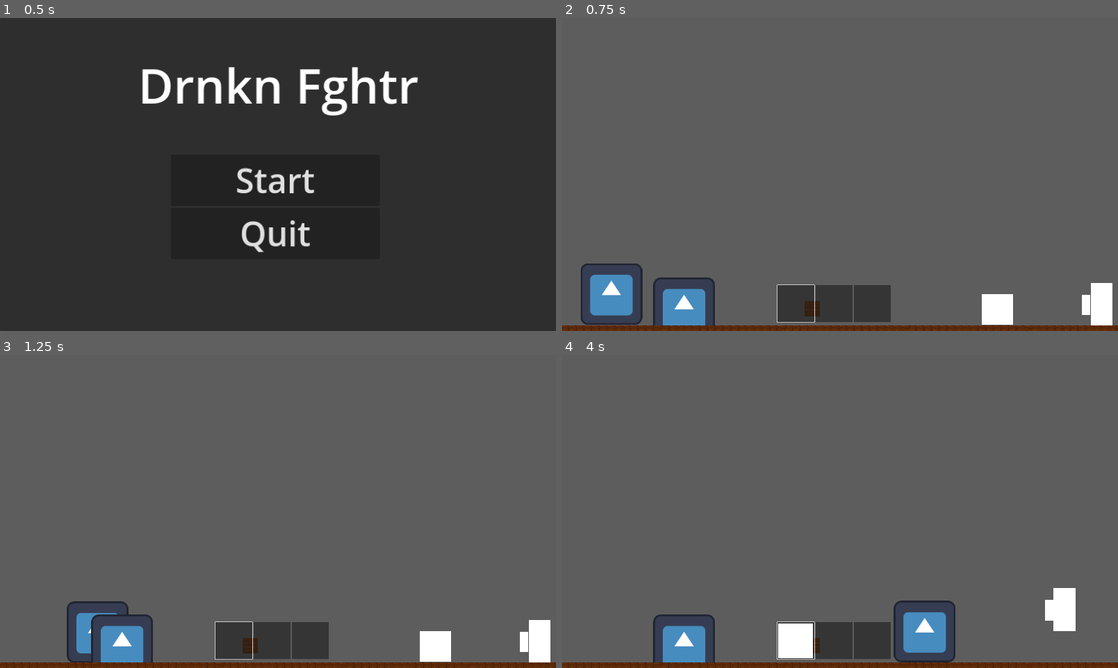
Above: before the commit, frames 1-4 (two rows, left to right).
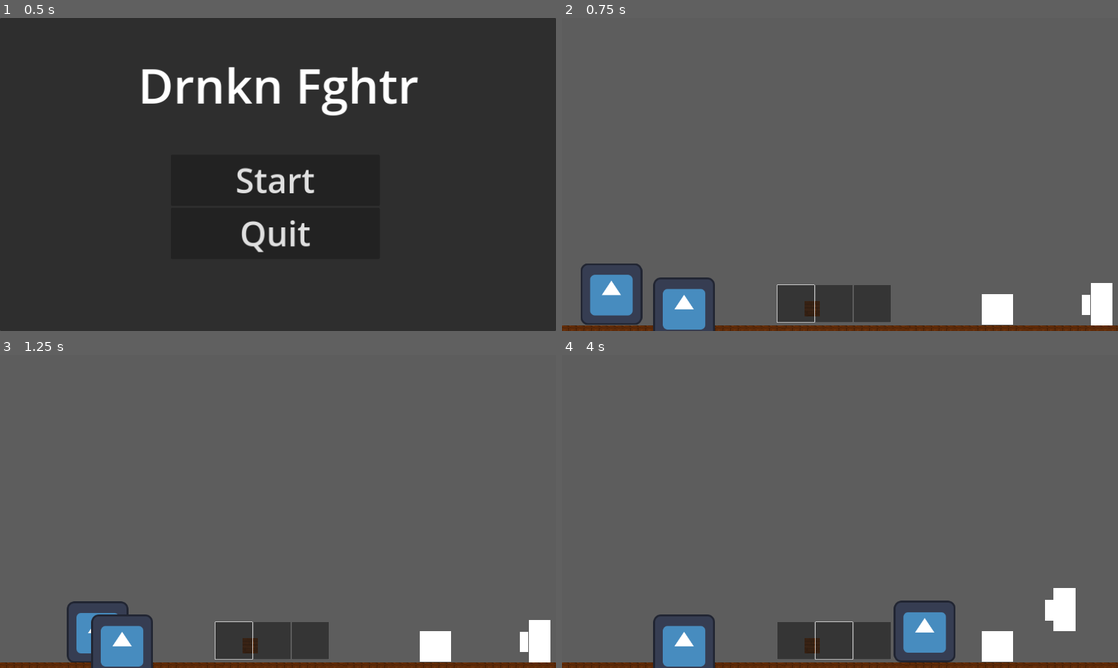
Above: after the commit, the same moments.

Repository: qzjo/Drnkn-Fghtr
Game: Godot game, scene res://start_screen.tscn
Same seed, same stepped clock (60 frames per second), same inputs: the game is played once before the commit and once after it. The engine's default icon, where the game draws it, is replaced by a stand-in: a white triangle on a blue panel in a dark square.
Inputs (mouse positions are in pixels of both pictures, inside the frame that each line leads up to):
- Up to frame 1 (0.5 s): no input
- Up to frame 2 (0.75 s): click "Start" at 0.5 s
- Up to frame 3 (1.25 s): no input
- Up to frame 4 (4 s): move the mouse to (962, 495) at 1.27 s; hold Right mouse button (use) 1.28-2.03 s; hold D (move_right) 1.28-2.78 s; tap W (jump) at 1.52, 2.27, 3.77 s; tap Q (pickup, bound only after the commit) at 1.55, 2.1, 3.05 s; move the mouse to (728, 527) at 2.02 s; right-click (728, 527) at 2.3 s; move the mouse to (895, 442) at 2.77 s; hold A (move_left) 2.78-3.53 s; hold E (punch) 2.78-3.53 s; move the mouse to (812, 574) at 3.52 s; hold D (move_right) from 3.53 s (still down); tap Right (scroll_down, bound only after the commit) at 3.6 s; right-click (812, 574) at 3.8 s

Frame 1 is identical in both runs. In frame 2, 0.2% of the frame differs, in the area x 16-28%, y 98-100%; in frame 3, 0.2%; in frame 4, 1.6%, in the area x 16-82%, y 85-100%.

Commit message:
Added arrow keys and Pickup using key

Diff:
--- a/drnkn-fghtr/abstract_item.gd
+++ b/drnkn-fghtr/abstract_item.gd
@@ -5,18 +5,32 @@
 @export var stats : Item
 @export var skill : Skill
 
-
 @onready var character: Player = $"../Character"
 
-
+var inarea: Player = null
 
 func _ready() -> void:
 	if stats != null:
 		texture = stats.icon
 
+func _process(delta: float) -> void:
+	if inarea and Input.is_action_just_pressed("pickup"):
+		pickup_item()
+
 func _on_player_entered(body: Node2D) -> void:
 	if body is Player:
+		inarea = body
+
+func _on_player_exited(body: Node2D) -> void:
+	if body == inarea:
+		inarea = null
+
+func pickup_item() -> void:
+	var body = character
+	if inarea:
+		print("LOL")
 		call_deferred("reparent", body, find_child("Weapons"))
-		position = body.position
+		queue_free()
+		#position = body.position
 		body.add_item(stats,skill)
 		collision.call_deferred("set_disabled", true)
--- a/drnkn-fghtr/abstract_item.tscn
+++ b/drnkn-fghtr/abstract_item.tscn
@@ -3,6 +3,7 @@
 [ext_resource type="Script" path="res://abstract_item.gd" id="1_u73qj"]
 
 [sub_resource type="RectangleShape2D" id="RectangleShape2D_jkxkw"]
+size = Vector2(20, 83.0159)
 
 [node name="AbstractItem" type="Sprite2D"]
 script = ExtResource("1_u73qj")
@@ -11,6 +12,9 @@
 scale = Vector2(2.52, 2.52)
 
 [node name="CollisionShape2D" type="CollisionShape2D" parent="Area2D"]
+position = Vector2(0, -31.5079)
+scale = Vector2(3.06349, 1)
 shape = SubResource("RectangleShape2D_jkxkw")
 
 [connection signal="body_entered" from="Area2D" to="." method="_on_player_entered"]
+[connection signal="body_exited" from="Area2D" to="." method="_on_player_exited"]
--- a/drnkn-fghtr/game.tscn
+++ b/drnkn-fghtr/game.tscn
@@ -108,16 +108,19 @@
 position = Vector2(69, 571)
 
 [node name="AbstractItem" parent="." instance=ExtResource("7_xxuik")]
+top_level = true
 position = Vector2(902, 603)
 stats = ExtResource("8_fi2gd")
 skill = ExtResource("9_ccjwh")
 
 [node name="AbstractItem2" parent="." instance=ExtResource("7_xxuik")]
+top_level = true
 position = Vector2(518, 602)
 stats = ExtResource("10_xctxl")
 skill = ExtResource("9_ccjwh")
 
 [node name="AbstractItem3" parent="." instance=ExtResource("7_xxuik")]
+top_level = true
 position = Vector2(253, 601)
 stats = ExtResource("11_pu67y")
 skill = ExtResource("9_ccjwh")
--- a/drnkn-fghtr/hotbar.gd
+++ b/drnkn-fghtr/hotbar.gd
@@ -8,7 +8,6 @@
 		current_index = value
 		reset_focus()
 		set_focus()
-
 
 func _ready() -> void:
 	current_index = 0
--- a/drnkn-fghtr/project.godot
+++ b/drnkn-fghtr/project.godot
@@ -65,11 +65,16 @@
 }
 scroll_up={
 "deadzone": 0.5,
-"events": [Object(InputEventMouseButton,"resource_local_to_scene":false,"resource_name":"","device":-1,"window_id":0,"alt_pressed":false,"shift_pressed":false,"ctrl_pressed":false,"meta_pressed":false,"button_mask":0,"position":Vector2(0, 0),"global_position":Vector2(0, 0),"factor":1.0,"button_index":4,"canceled":false,"pressed":false,"double_click":false,"script":null)
+"events": [Object(InputEventKey,"resource_local_to_scene":false,"resource_name":"","device":-1,"window_id":0,"alt_pressed":false,"shift_pressed":false,"ctrl_pressed":false,"meta_pressed":false,"pressed":false,"keycode":0,"physical_keycode":4194319,"key_label":0,"unicode":0,"location":0,"echo":false,"script":null)
 ]
 }
 scroll_down={
 "deadzone": 0.5,
-"events": [Object(InputEventMouseButton,"resource_local_to_scene":false,"resource_name":"","device":-1,"window_id":0,"alt_pressed":false,"shift_pressed":false,"ctrl_pressed":false,"meta_pressed":false,"button_mask":0,"position":Vector2(0, 0),"global_position":Vector2(0, 0),"factor":1.0,"button_index":5,"canceled":false,"pressed":false,"double_click":false,"script":null)
+"events": [Object(InputEventKey,"resource_local_to_scene":false,"resource_name":"","device":-1,"window_id":0,"alt_pressed":false,"shift_pressed":false,"ctrl_pressed":false,"meta_pressed":false,"pressed":false,"keycode":0,"physical_keycode":4194321,"key_label":0,"unicode":0,"location":0,"echo":false,"script":null)
 ]
 }
+pickup={
+"deadzone": 0.5,
+"events": [Object(InputEventKey,"resource_local_to_scene":false,"resource_name":"","device":-1,"window_id":0,"alt_pressed":false,"shift_pressed":false,"ctrl_pressed":false,"meta_pressed":false,"pressed":false,"keycode":0,"physical_keycode":81,"key_label":0,"unicode":113,"location":0,"echo":false,"script":null)
+]
+}
